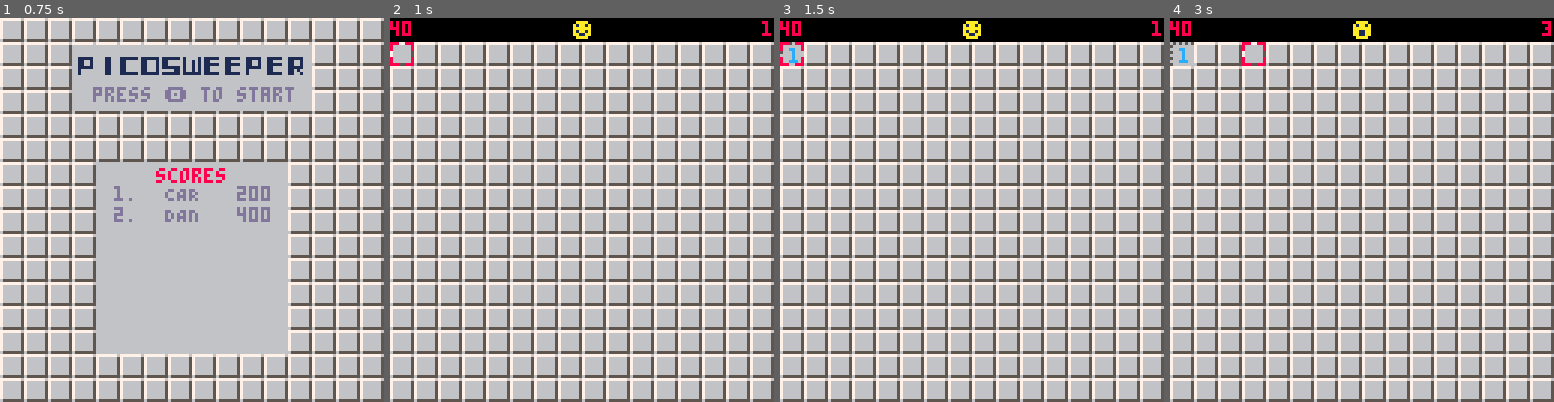
Above: before the commit, frames 1-4 (left to right).
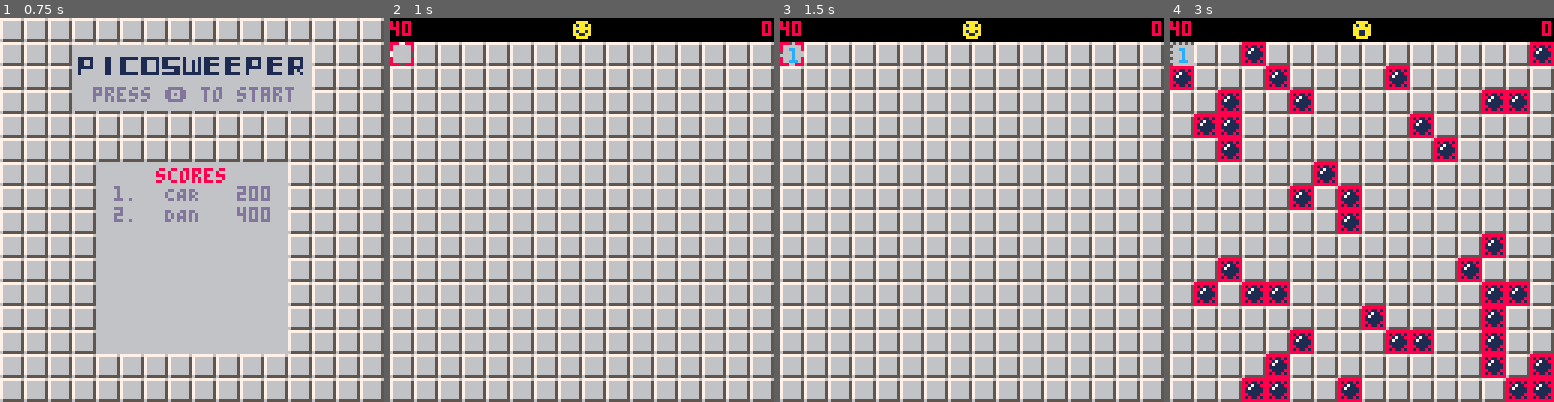
Above: after the commit, the same moments.

Repository: Carsonthemonkey/picosweeper
Game: PICO-8 cartridge minesweeper_header.p8
Two runs of this game, one before a commit and one after it. Both use one fixed random seed, a clock stepped at 60 frames per second and the inputs below.
Inputs:
- Up to frame 1 (0.75 s): tap X (X key) at 0.33 s; tap O (Z key) at 0.7 s
- Up to frame 2 (1 s): no input
- Up to frame 3 (1.5 s): tap X (X key) at 1.07 s
- Up to frame 4 (3 s): hold Right 1.6-2.1 s; tap O (Z key) every 0.4 s from 1.7 to 2.9 s; tap X (X key) at 1.85, 2.97 s; hold Up 2.15-2.42 s; hold Right from 2.47 s (still down)

Frame 1 is identical in both runs. In frame 2, less than 0.1% of the frame differs, in the area x 96-100%, y 0-4%; in frame 3, less than 0.1%; in frame 4, 16%, in the area x 0-100%, y 1-100%.

Commit message:
Refactor game state to be an enum (table)

Diff:
--- a/minesweeper_header.p8
+++ b/minesweeper_header.p8
@@ -20,14 +20,18 @@
 explode = 1
 
 -- data --
+-- enum
+GameState = {
+	START=0,
+	PLAYING=1,
+	END=2
+}
+game_state = GameState.START
 scores = nil
 board = {}
 curs_pos = {x=0, y=0}
 num_mines = 40
 game_time = 0
-game_started = false
-game_over = false
-game_won = false
 start_time = 0
 -- constants --
 colmap = {
@@ -178,7 +182,7 @@
 		return
 	end
 	if get_tile_dat(x, y, mine) then
-		game_over = true
+		game_state = GameState.END
 		sfx(explode)
 		return
 	end
@@ -202,7 +206,7 @@
 	if not get_tile_dat(x, y, open) then
 		spr(tile, spr_x, spr_y)
 		if get_tile_dat(x, y, flag) then
-			if game_over then
+			if game_state == GameState.END then
 				spr(wrong_spr, spr_x, spr_y)
 			else
 				spr(flag_spr, spr_x, spr_y)
@@ -216,7 +220,7 @@
 		end
 	end
 	is_mine = get_tile_dat(x, y, mine)
-	if game_over and is_mine then
+	if game_state == GameState.END and is_mine then
 		rectfill(spr_x, spr_y,
 							spr_x + 8, spr_y + 8,
 							8)
@@ -280,11 +284,11 @@
 
 function draw_header()
 	print(tostr(num_mines), 0, 1, 8)
-	if not game_over then
+	if not game_state == GameState.END then
 		game_time = flr(time()) - start_time
 	end
 	print(game_time, 128 - 4 * #tostr(game_time), 1, 8)
-	if game_over then
+	if game_state == GameState.END then
 		spr(😐_dead, 60, 0)
 	elseif btn(❎) then
 		spr(😐_scared, 60, 0)
@@ -306,20 +310,21 @@
 
 function _draw()
 	cls()
-	if not game_started then
+	if game_state == GameState.START then
 		main_menu()
 		if btnp(🅾️) then
-			game_started = true
+			game_state = GameState.PLAYING
 			start_time = flr(time())
 		end
-	else
+	elseif game_state == GameState.PLAYING then
 		-- Game loop
 		draw_header()
+		handle_input()
 		draw_board()
-		if not game_over then
-			handle_input()
-			draw_cursor()
-		end
+		draw_cursor()
+	elseif game_state == GameState.END then
+		draw_header()
+		draw_board()
 	end
 end
 
